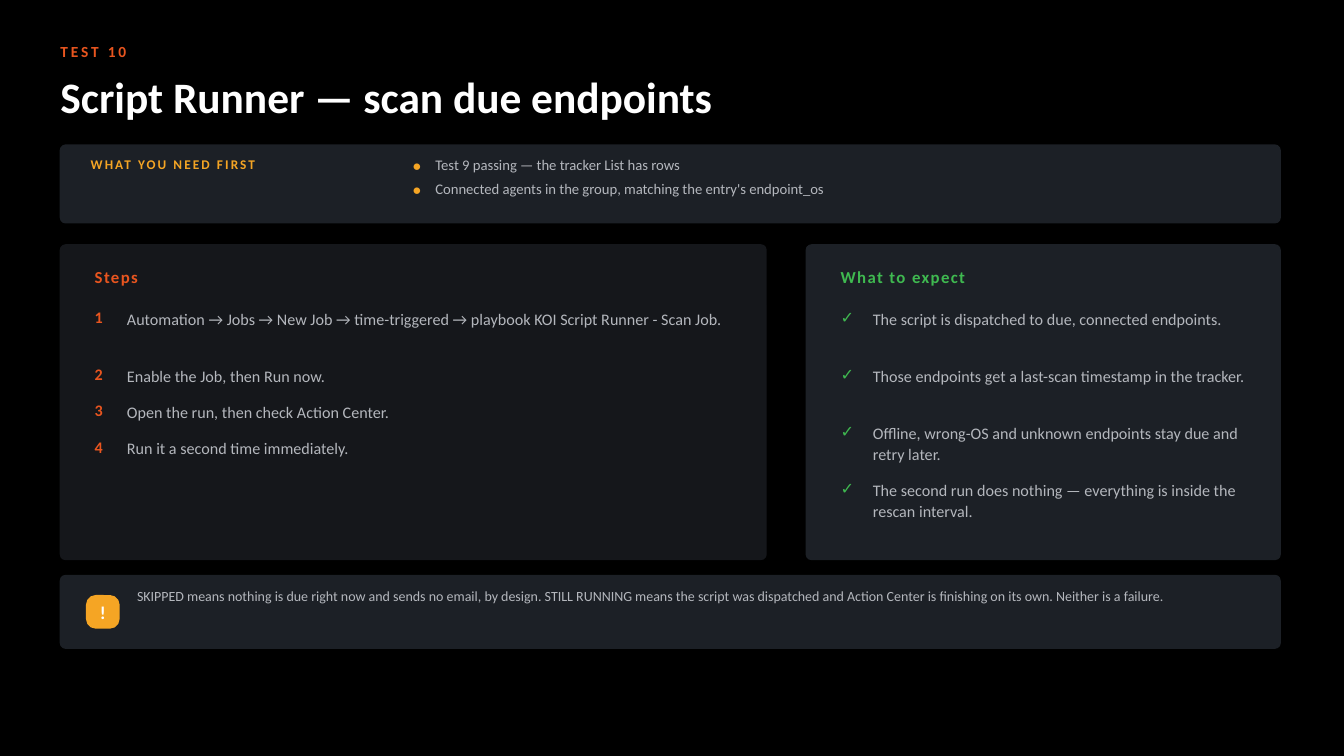
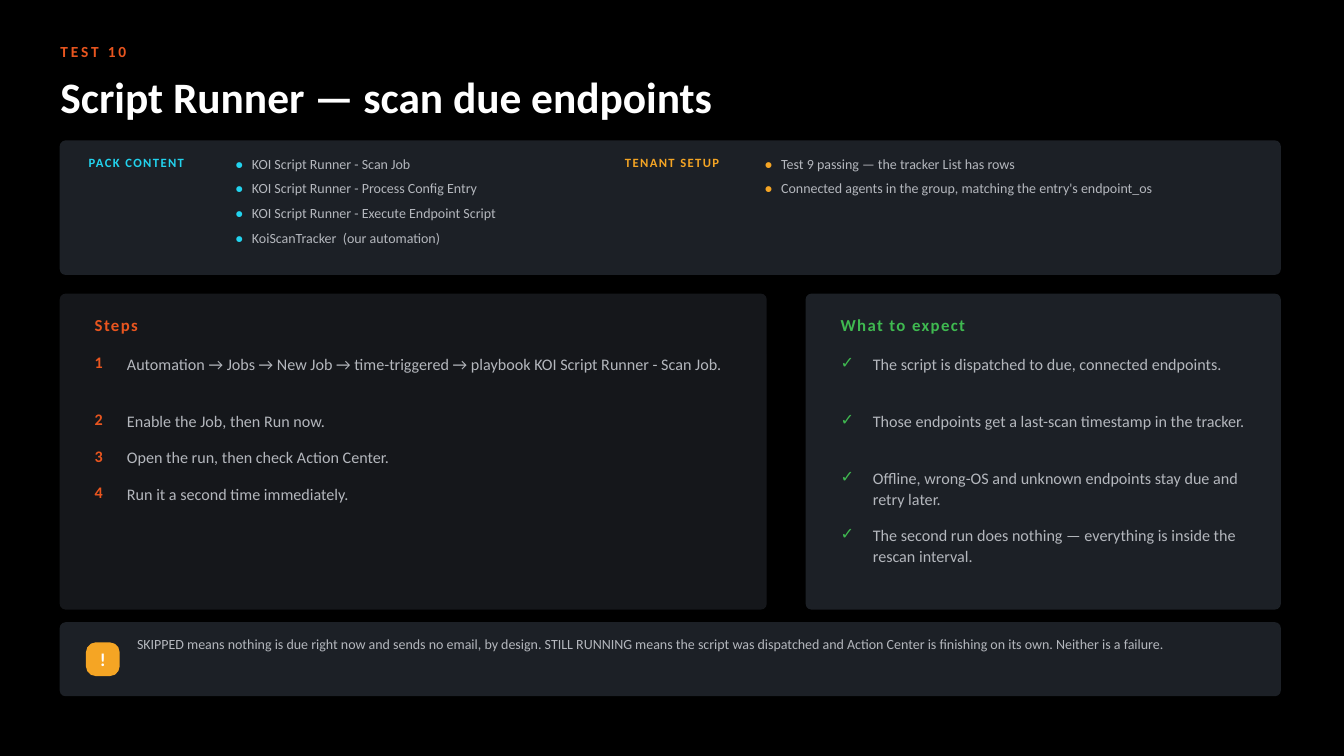
Before and after one commit to ayman-m/koi-xsiam-pack, a slide deck: slide 16 of docs/KOI_Content_Pack_Test_Guide.pptx. Drawn at 1344x756 pixels with LibreOffice and Linux fonts; fonts in the diff are those of the drawing. Boxes give left, top, right and bottom in pixels: in the first picture for what was removed or moved away, otherwise in the second. Text is boxed around its words. In the diff, an @@ line names an element or a change of style, - is before the commit and + after.

```diff
--- a/docs/KOI_Content_Pack_Test_Guide.pptx
+++ b/docs/KOI_Content_Pack_Test_Guide.pptx
@@ rounded rectangle: place and size @@
-rounded rectangle at <box>60,145,1280,223</box>
+rounded rectangle at <box>60,141,1280,274</box>
@@ rounded rectangle at <box>60,141,1280,274</box>: proportions changed @@
@@ text at <box>89,155,250,177</box>: text changed; size 9.5 to 9 pt; text colour #F5A524 to #22D3EE @@
-WHAT YOU NEED FIRST
+PACK CONTENT
@@ text "•": place and size @@
-text "•" at <box>413,179,430,202</box>
+text "•" at <box>236,179,250,202</box>
@@ text "•": place and size @@
-text "•" at <box>413,156,430,178</box>
+text "•" at <box>236,155,250,177</box>
@@ text "•" at <box>236,179,250,202</box>: size 11 to 10 pt, text colour #F5A524 to #22D3EE @@
@@ text "•" at <box>236,155,250,177</box>: size 11 to 10 pt, text colour #F5A524 to #22D3EE @@
@@ text added at <box>252,159,410,171</box>, 10 pt, text #B4B7BD @@
+KOI Script Runner - Scan Job
@@ text added at <box>625,158,719,167</box>, 9 pt, text #F5A524, bold @@
+TENANT SETUP
@@ text added at <box>765,155,779,177</box>, 10 pt, text #F5A524, bold @@
+•
@@ text added at <box>765,179,779,202</box>, 10 pt, text #F5A524, bold @@
+•
@@ text "Test 9 passing — the ...": place and size @@
-text "Test 9 passing — the ..." at <box>435,160,680,173</box>
+text "Test 9 passing — the ..." at <box>781,159,1015,172</box>
@@ text "Test 9 passing — the ..." at <box>781,159,1015,172</box>: size 10.5 to 10 pt; line spacing 1 to 12pt @@
@@ text "Connected agents in the group, ..." at <box>781,183,1152,196</box>: size 10.5 to 10 pt; line spacing 1 to 12pt @@
@@ text "Connected agents in the group, ...": place and size @@
-text "Connected agents in the group, ..." at <box>435,184,823,197</box>
+text "Connected agents in the group, ..." at <box>781,183,1152,196</box>
@@ text added at <box>236,205,250,227</box>, 10 pt, text #22D3EE, bold @@
+•
@@ text added at <box>252,183,477,196</box>, 10 pt, text #B4B7BD @@
+KOI Script Runner - Process Config Entry
@@ text added at <box>252,208,495,220</box>, 10 pt, text #B4B7BD @@
+KOI Script Runner - Execute Endpoint Script
@@ text added at <box>236,229,250,251</box>, 10 pt, text #22D3EE, bold @@
+•
@@ text added at <box>252,233,440,245</box>, 10 pt, text #B4B7BD @@
+KoiScanTracker (our automation)
@@ 2 texts, 2 rounded rectangles: place and size @@
-2 texts, 2 rounded rectangles at <box>60,245,1280,560</box>
+2 texts, 2 rounded rectangles at <box>60,294,1280,609</box>
@@ 3 texts: place and size @@
-3 texts at <box>841,365,865,507</box>
+3 texts at <box>841,353,865,495</box>
@@ text "✓": place and size @@
-text "✓" at <box>841,308,865,336</box>
+text "✓" at <box>841,524,865,553</box>
@@ 14 texts, 2 rounded rectangles: place and size @@
-14 texts, 2 rounded rectangles at <box>60,312,1280,648</box>
+14 texts, 2 rounded rectangles at <box>60,357,1280,696</box>
```
Also in this commit, not shown: 11 other slides changed, 8 other files.
